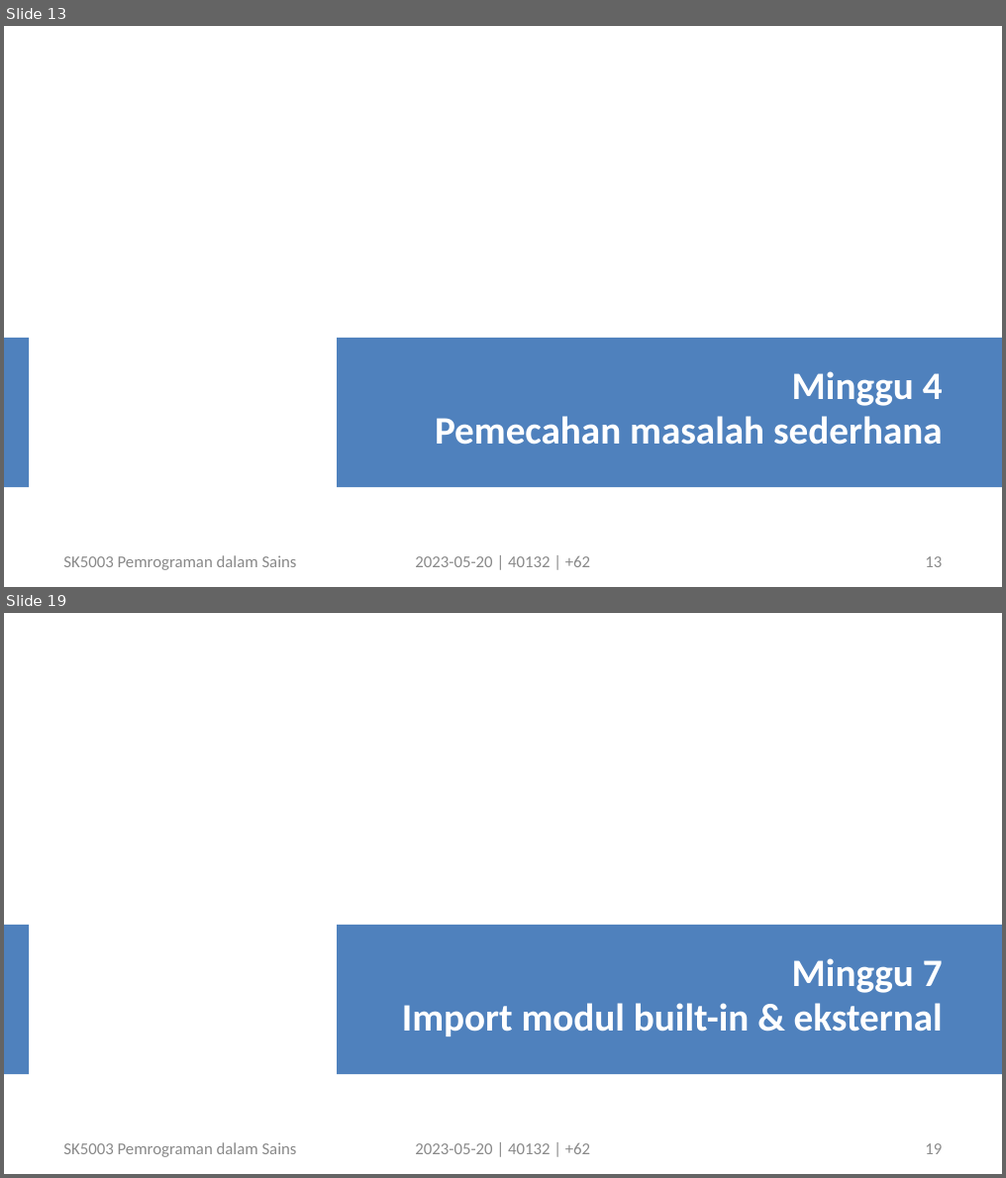
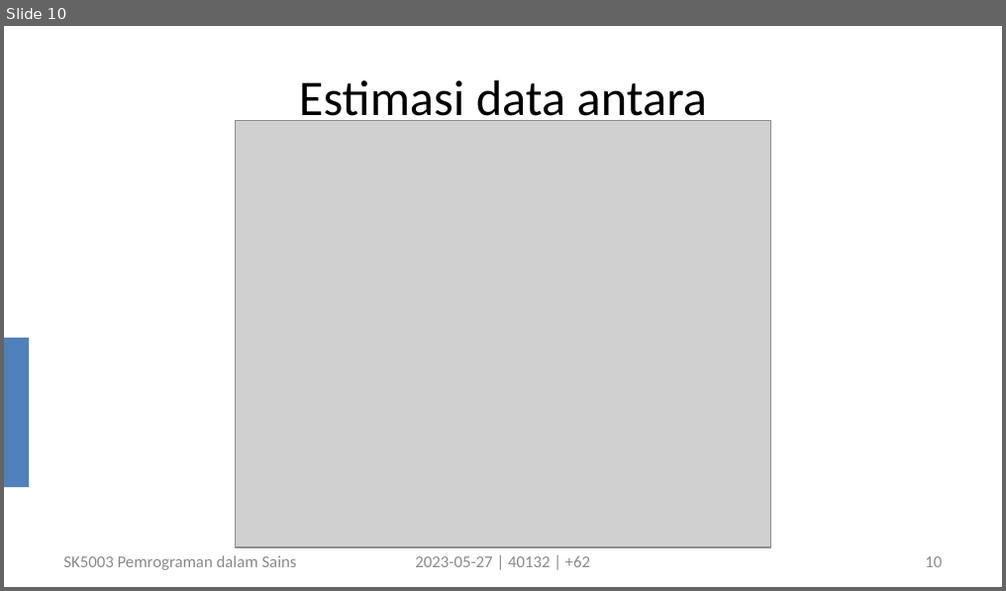
Before and after one commit to dudung/sk5003-02-2022-2, a slide deck: note/10/sk5003_w10_empirical_model_20230527_v0.pptx. Shown one above the other, each under a label of ours: slides 13 and 19 before the commit, slide 10 after it; the slides between them are not shown. The pictures are 1006x1178 and 1006x591 pixels, drawn with LibreOffice and Linux fonts; fonts in the diff are those of the drawing; grey boxes stand for pictures. Boxes give left, top, right and bottom in pixels: in the first picture for what was removed or moved away, otherwise in the second. Text is boxed around its words. In the diff, an @@ line names an element or a change of style, - is before the commit and + after.

```diff
--- a/note/10/sk5003_w10_empirical_model_20230527_v0.pptx
+++ b/note/10/sk5003_w10_empirical_model_20230527_v0.pptx
@@ slide 19 removed at [4,613,1002,1174], background #FFFFFF; not listed: 2 template elements that a slide beside it also shows @@
@@ text removed at [402,959,943,1037] @@
-Minggu 7
-Import modul built-in & eksternal
@@ text removed at [63,1143,297,1157] @@
-SK5003 Pemrograman dalam Sains
@@ text removed at [415,1144,590,1155] @@
-2023-05-20 | 40132 | +62
@@ page number removed at [925,1144,942,1155] @@
-19
@@ what was slide 13 is now slide 10 @@
@@ slide 10 changed as well @@
@@ title added at [299,80,707,126], 36 pt, text #000000 @@
+Estimasi data antara
@@ picture added at [236,121,771,548] @@
@@ rectangle removed at [337,337,1002,487] @@
@@ text removed at [435,372,943,445] @@
-Minggu 4
-Pemecahan masalah sederhana
@@ text at [415,557,590,568]: text changed @@
-2023-05-20 | 40132 | +62
+2023-05-27 | 40132 | +62
@@ page number at [925,557,942,568]: text changed @@
-13
+10
```
Also in this commit, not shown: 11 other slides changed, 1 slide added, 10 other slides removed.
